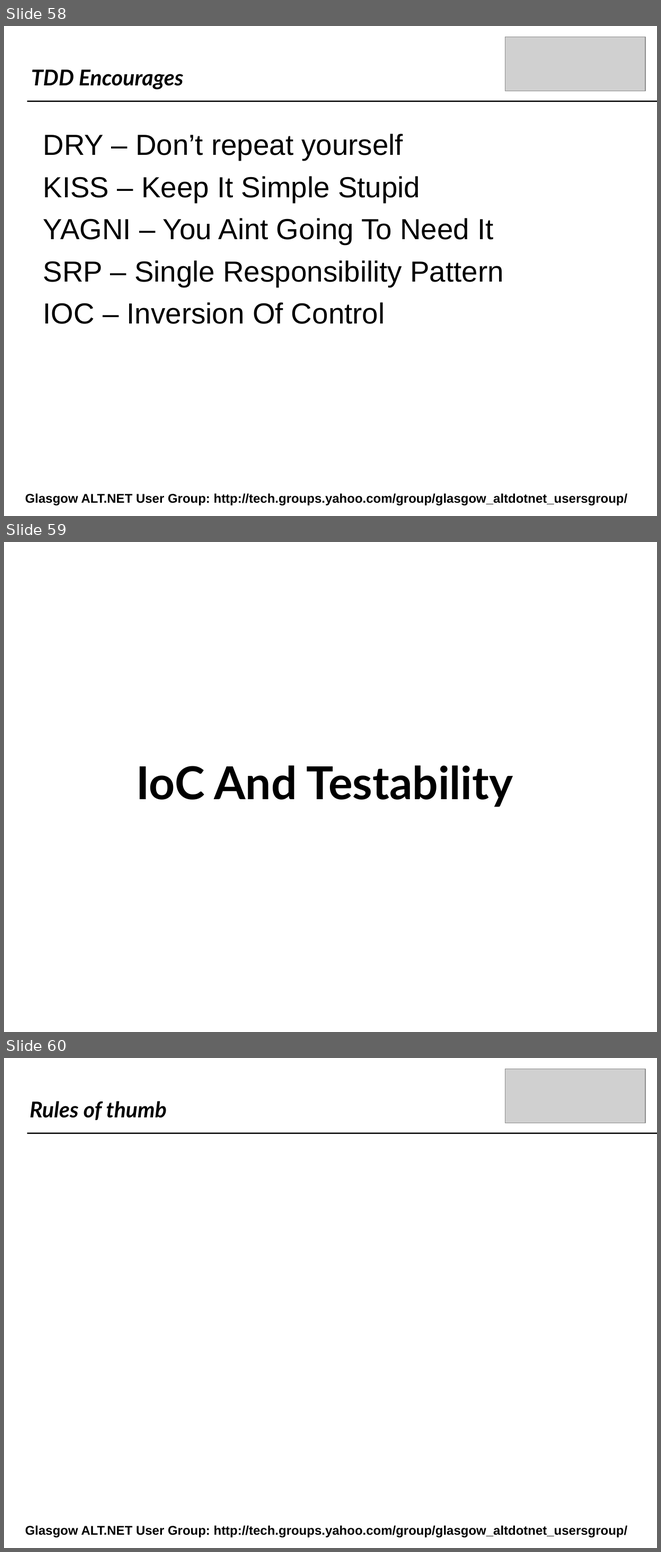
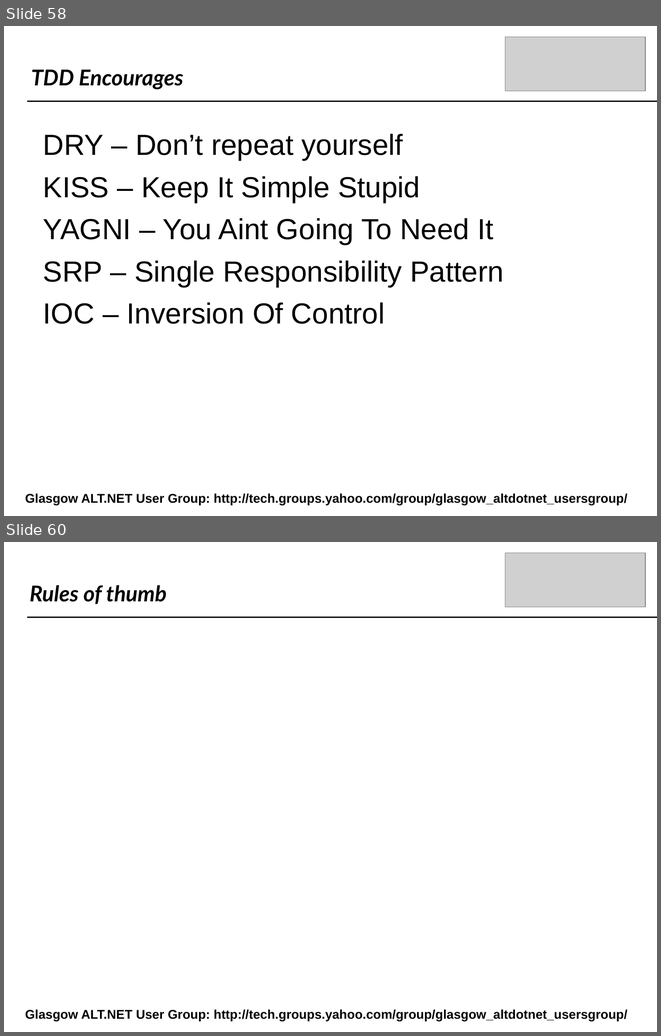
Before and after one commit to craignicol/scotaltdotnet, a slide deck: belfast/IOC-TDD-And Testability.ppt. Shown one above the other, each under a label of ours: slides 58, 59 and 60 before the commit, slides 58 and 60 after it; the slides between them are not shown. The pictures are 661x1552 and 661x1036 pixels, drawn with LibreOffice and Linux fonts; fonts in the diff are those of the drawing; grey boxes stand for pictures; background and template pictures are left out. Boxes give left, top, right and bottom in pixels: in the first picture for what was removed or moved away, otherwise in the second. Text is boxed around its words. In the diff, an @@ line names an element or a change of style, - is before the commit and + after.

```diff
--- a/belfast/IOC-TDD-And Testability.ppt
+++ b/belfast/IOC-TDD-And Testability.ppt
@@ slide 59 removed at (x1=4, y1=542, x2=657, y2=1032), background picture (left out) @@
@@ text removed at (x1=136, y1=765, x2=513, y2=807) @@
-IoC And Testability
```
Also in this commit, not shown: 1 slide added, 1 other slide removed, 1 other file.
